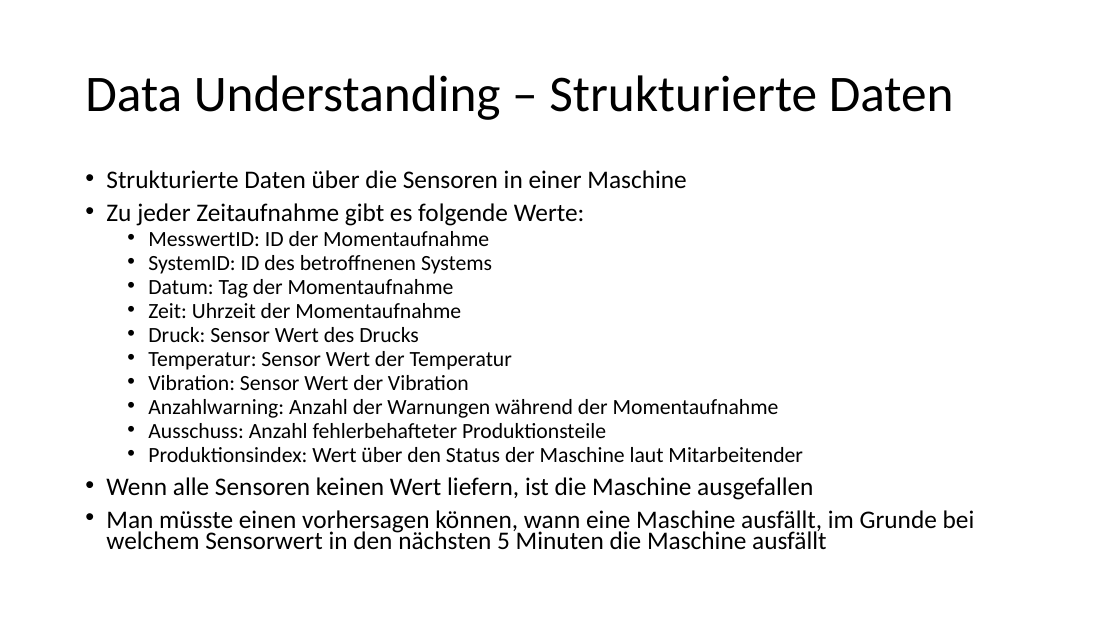
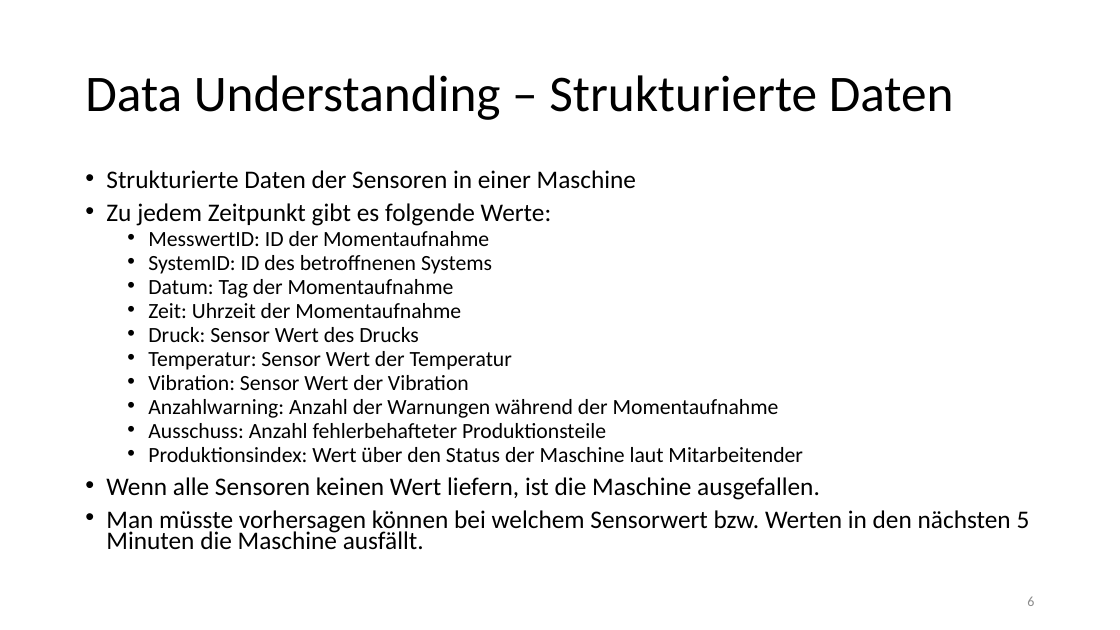
Before and after one commit to Flitschi7/big-data-management, a slide deck: slide 6 of Organisational/Dokumentation HHZ Rocket Project.pptx (slide 5 before the commit). Drawn at 1120x630 pixels with LibreOffice and Linux fonts; fonts in the diff are those of the drawing. Boxes give left, top, right and bottom in pixels: in the first picture for what was removed or moved away, otherwise in the second. Text is boxed around its words. In the diff, an @@ line names an element or a change of style, - is before the commit and + after.

```diff
--- a/Organisational/Dokumentation HHZ Rocket Project.pptx
+++ b/Organisational/Dokumentation HHZ Rocket Project.pptx
@@ text at [106, 170, 636, 226]: text changed @@
-• Strukturierte Daten über die Sensoren in einer Maschine
-• Zu jeder Zeitaufnahme gibt es folgende Werte:
+• Strukturierte Daten der Sensoren in einer Maschine
+• Zu jedem Zeitpunkt gibt es folgende Werte:
@@ text at [106, 477, 1030, 550]: text changed @@
-• Wenn alle Sensoren keinen Wert liefern, ist die Maschine ausgefallen
-• Man müsste einen vorhersagen können, wann eine Maschine ausfällt, im Grunde bei welchem Sensorwert in den nächsten 5 Minuten die Maschine ausfällt
+• Wenn alle Sensoren keinen Wert liefern, ist die Maschine ausgefallen.
+• Man müsste vorhersagen können bei welchem Sensorwert bzw. Werten in den nächsten 5 Minuten die Maschine ausfällt.
@@ page number added at [1027, 597, 1034, 606], 12 pt, text #8C8C8C @@
+6
```
Also in this commit, not shown: 25 other slides changed, 5 slides added, 2 slides removed.
